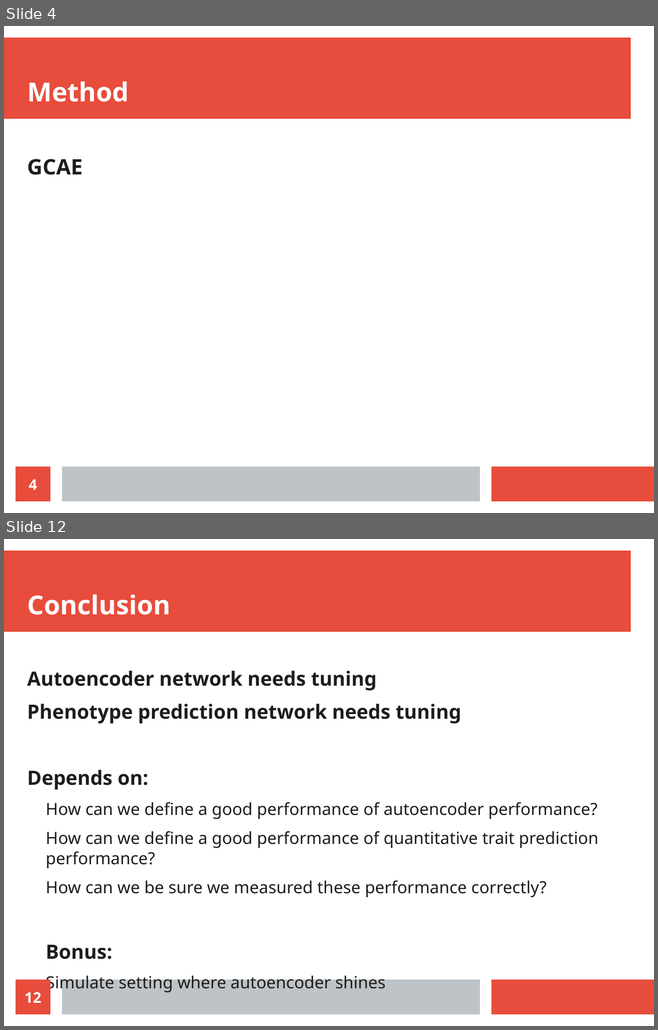
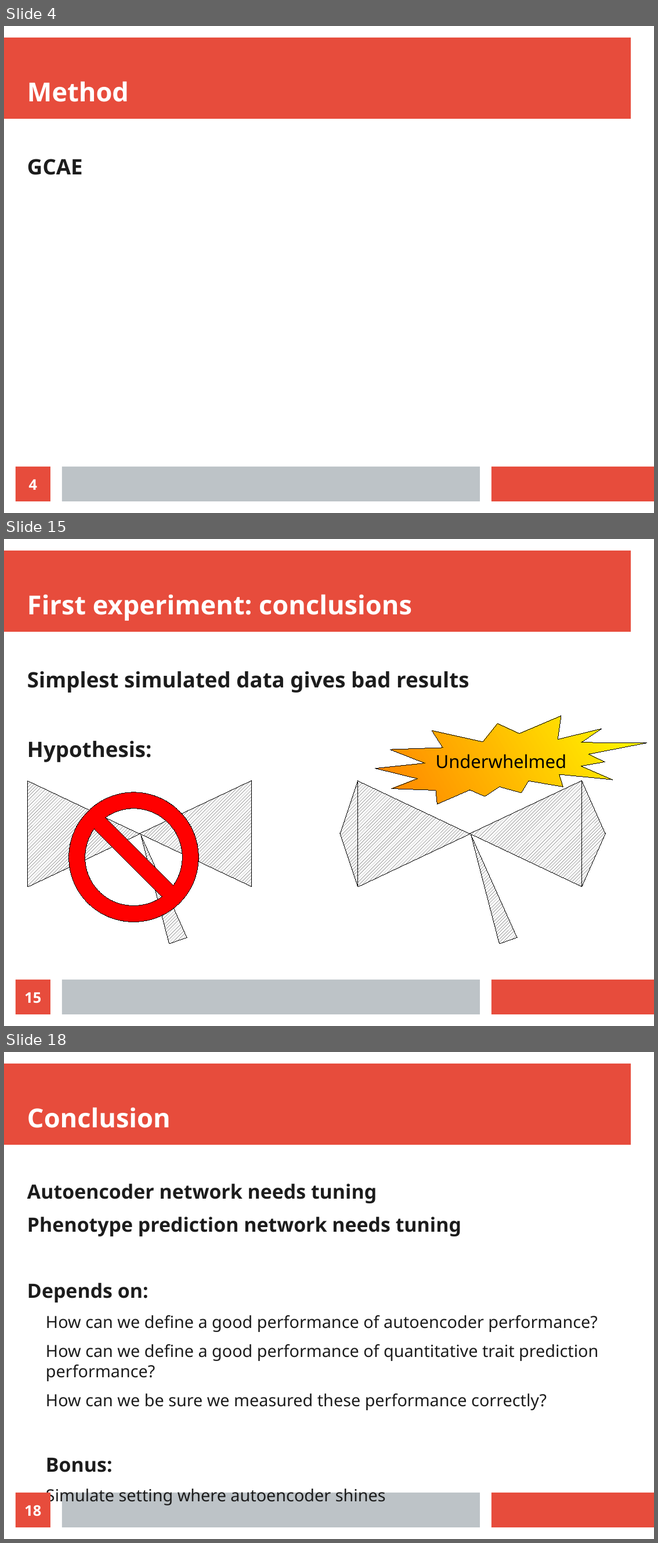
Before and after one commit to richelbilderbeek/science_presentation_20220305, a slide deck: science_presentation_20220305.odp. Shown one above the other, each under a label of ours: slides 4 and 12 before the commit, slides 4, 15 and 18 after it; the slides between them are not shown. The pictures are 658x1030 and 658x1543 pixels, drawn with LibreOffice and Linux fonts; fonts in the diff are those of the drawing. Boxes give left, top, right and bottom in pixels: in the first picture for what was removed or moved away, otherwise in the second. Text is boxed around its words. In the diff, an @@ line names an element or a change of style, - is before the commit and + after.

```diff
--- a/science_presentation_20220305.odp
+++ b/science_presentation_20220305.odp
@@ slide 15 added at (4,539,654,1026), background #FFFFFF; not listed: 3 template elements that a slide beside it also shows @@
@@ title added at (27,594,412,621), 32 pt, text #FFFFFF, bold @@
+First experiment: conclusions
@@ text added at (27,671,469,762), 26 pt, text #1C1C1C, bold @@
+Simplest simulated data gives bad results
+Hypothesis:
@@ irregular seal added at (375,716,647,804), fill gradient #FFFF00 to #FF8000, outline #000000 0 pt, 22 pt, text #000000 @@
+Underwhelmed
@@ freeform shape added at (28,781,140,888), fill pattern #000000 on #FFFFFF, outline #000000 0 pt @@
@@ freeform shape added at (140,781,252,887), fill pattern #000000 on #FFFFFF, outline #000000 0 pt @@
@@ freeform shape added at (340,781,358,887), fill pattern #000000 on #FFFFFF, outline #000000 0 pt @@
@@ freeform shape added at (358,781,470,888), fill pattern #000000 on #FFFFFF, outline #000000 0 pt @@
@@ freeform shape added at (470,781,582,887), fill pattern #000000 on #FFFFFF, outline #000000 0 pt @@
@@ freeform shape added at (582,781,605,887), fill pattern #000000 on #FFFFFF, outline #000000 0 pt @@
@@ no-entry sign added at (69,792,198,922), fill #FF0000, outline #000000 0 pt @@
@@ freeform shape added at (132,832,187,944), fill pattern #000000 on #FFFFFF, outline #000000 0 pt @@
@@ freeform shape added at (462,832,517,944), fill pattern #000000 on #FFFFFF, outline #000000 0 pt @@
@@ page number added at (16,980,50,1015), fill #E74C3C, 18 pt, text #FFFFFF, bold @@
+15
@@ what was slide 12 is now slide 18 @@
@@ page number at (24,1505,41,1517): text changed @@
-12
+18
```
Also in this commit, not shown: 6 slides changed, 7 other slides added, 2 slides removed, 4 other files.
